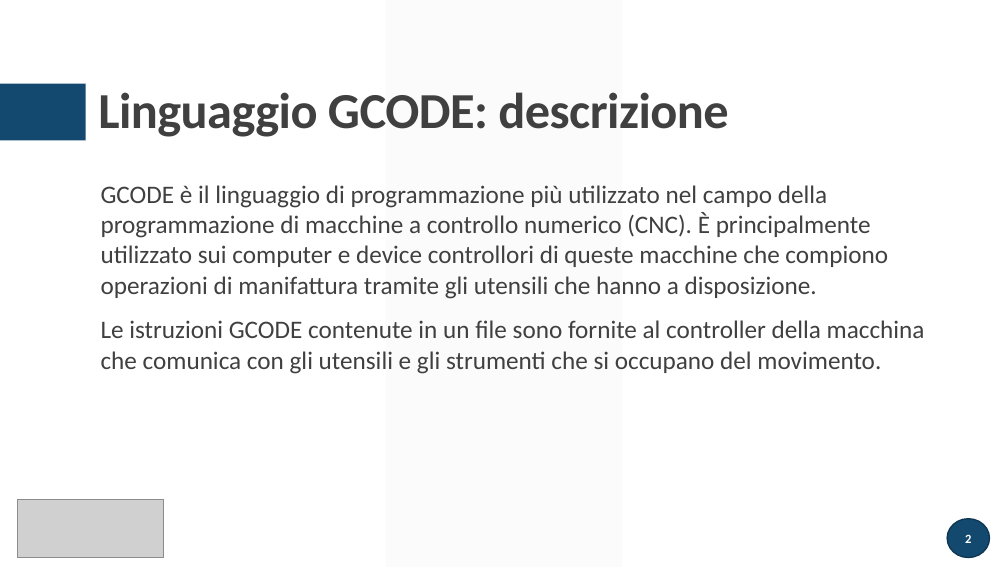
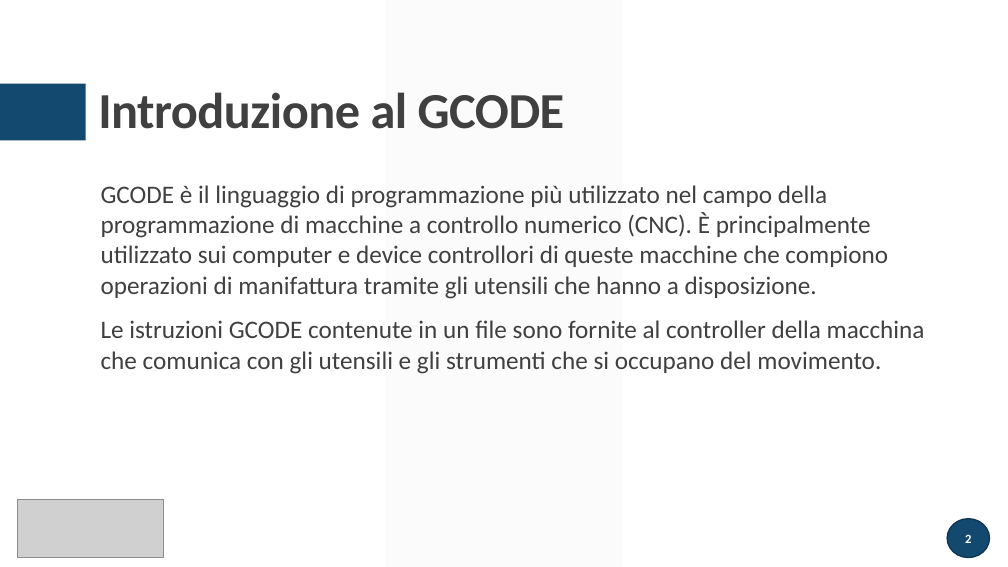
Before and after one commit to atusghen/GCODE, a slide deck: slide 2 of presentazione.pptx. Drawn at 1008x567 pixels with LibreOffice and Linux fonts; fonts in the diff are those of the drawing; grey boxes stand for pictures. Boxes give left, top, right and bottom in pixels: in the first picture for what was removed or moved away, otherwise in the second. Text is boxed around its words. In the diff, an @@ line names an element or a change of style, - is before the commit and + after.

```diff
--- a/presentazione.pptx
+++ b/presentazione.pptx
@@ title at [98, 92, 565, 129]: text changed @@
-Linguaggio GCODE: descrizione
+Introduzione al GCODE
```
Also in this commit, not shown: 2 other files.
